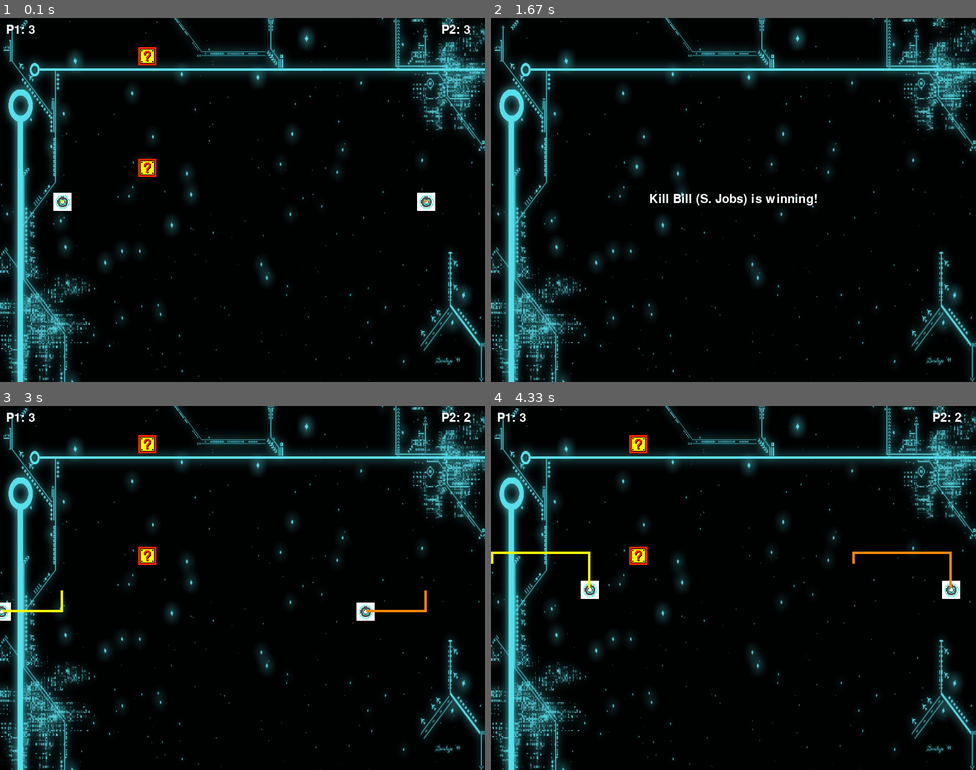
Above: before the commit, frames 1-4 (two rows, left to right).
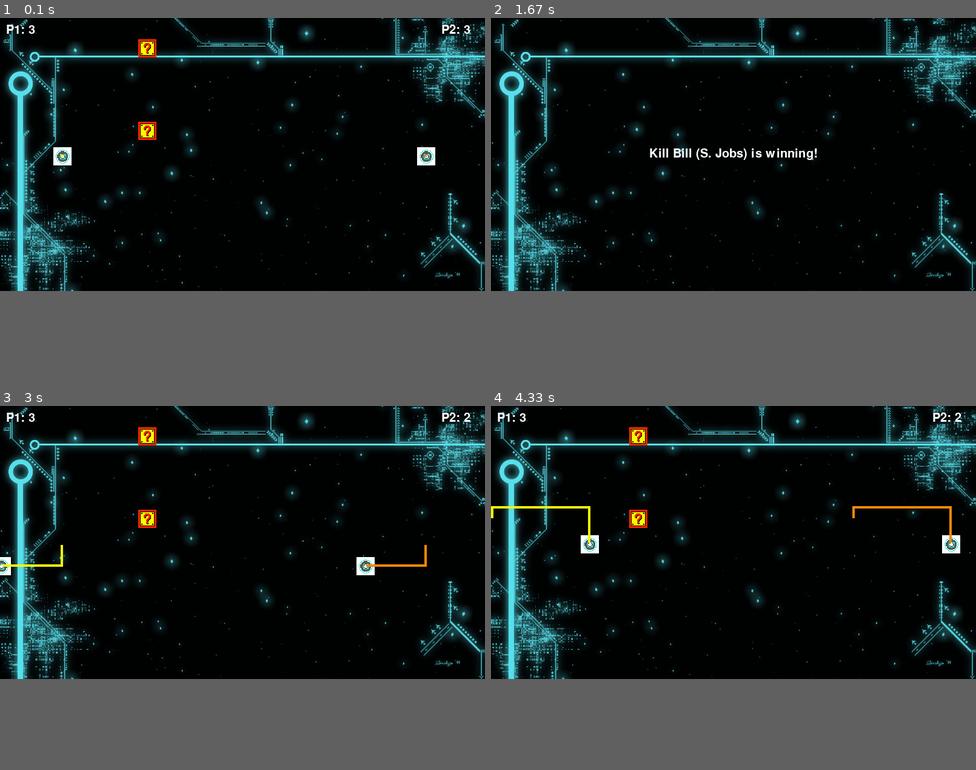
Above: after the commit, the same moments.

Repository: cruzas/tron_kart
Game: pygame game, started from main/trongrid.py
The game is run twice, just before and just after one commit, with the same random seed, the same clock (stepped at 60 frames per second) and the same inputs.
Inputs:
- Up to frame 1 (0.1 s): no input
- Up to frame 2 (1.67 s): hold Right 0.33-0.8 s; hold Up 0.83-1.13 s; hold W 0.83-1.13 s; hold Right 1.17-1.63 s; hold D 1.17-1.63 s
- Up to frame 3 (3 s): hold Down 2.23-2.53 s; hold S 2.23-2.53 s; hold Left 2.57-2.97 s; hold A 2.57-2.97 s
- Up to frame 4 (4.33 s): hold Up 3-3.37 s; hold W 3-3.37 s; hold Right 3.4-4.03 s; hold D 3.4-4.03 s; hold Down from 4.07 s (still down); hold S from 4.07 s (still down)
In our replay, the window is 800x600 before the commit and 800x450 after it. These sizes can differ from the game's own. Grey fills any space a smaller window leaves; there, only what the larger window draws over its background counts as a difference.

The runs differ from the first frame. In frame 1, 19% of the frame differs, in the area x 0-100%, y 0-100%; in frame 2, 19%; in frame 3, 19%; in frame 4, 20%.

Commit message:
changed game's aspect ratio

Diff:
--- a/main/trongrid.py
+++ b/main/trongrid.py
@@ -399,7 +399,7 @@
 
         self.title = title
         self.clock = pygame.time.Clock()
-        self.board = TronBoard((800, 600), WHITE, 'images/board2.jpg', self.title)
+        self.board = TronBoard((800, 450), WHITE, 'images/board2.jpg', self.title)
         self.FPS = 60
 
         # PLAYERS
